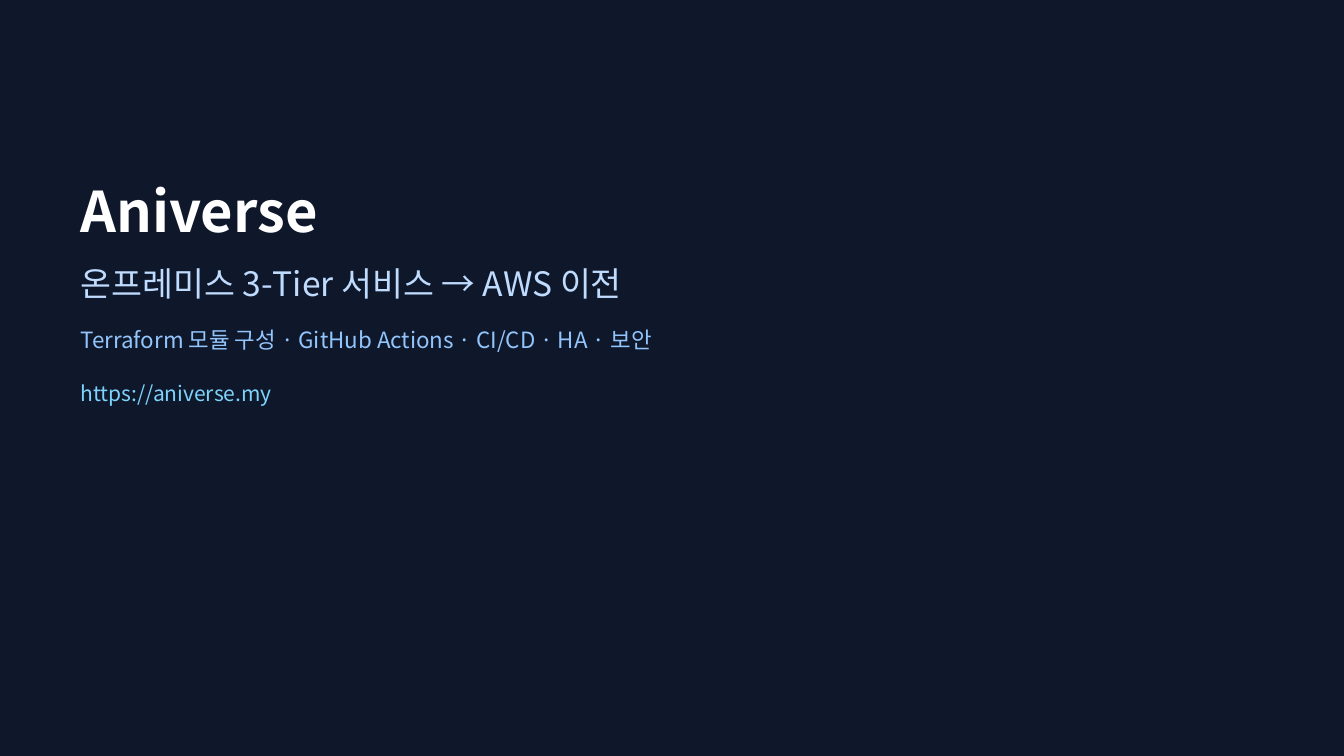
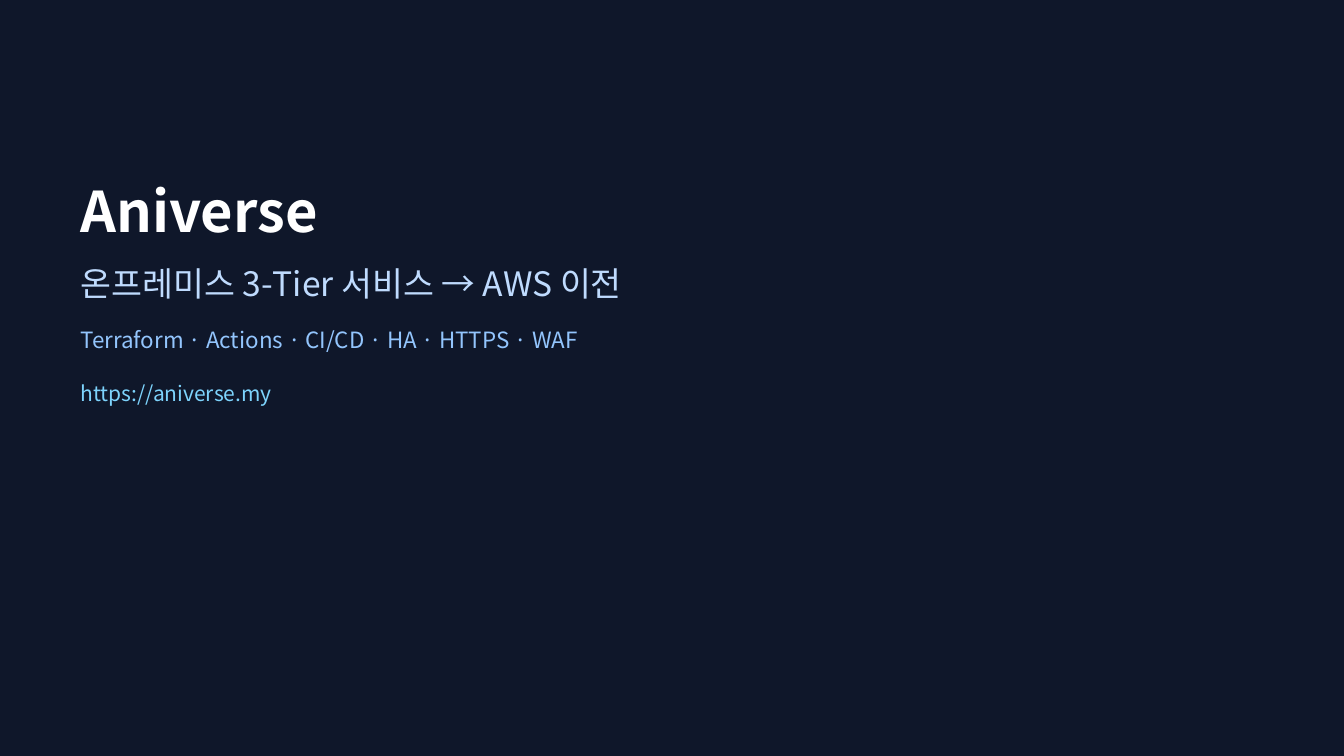
Before and after one commit to ho0215/anime-project-infra, a slide deck: slide 1 of docs/presentation/ppt/Aniverse_발표_강사용.pptx. Drawn at 1344x756 pixels with LibreOffice and Linux fonts; fonts in the diff are those of the drawing. Boxes give left, top, right and bottom in pixels: in the first picture for what was removed or moved away, otherwise in the second. Text is boxed around its words. In the diff, an @@ line names an element or a change of style, - is before the commit and + after.

```diff
--- a/docs/presentation/ppt/Aniverse_발표_강사용.pptx
+++ b/docs/presentation/ppt/Aniverse_발표_강사용.pptx
@@ text at (80,330,578,352): text changed @@
-Terraform 모듈 구성 · GitHub Actions · CI/CD · HA · 보안
+Terraform · Actions · CI/CD · HA · HTTPS · WAF
```
Also in this commit, not shown: 12 other slides changed, 2 slides added, 5 other files.
